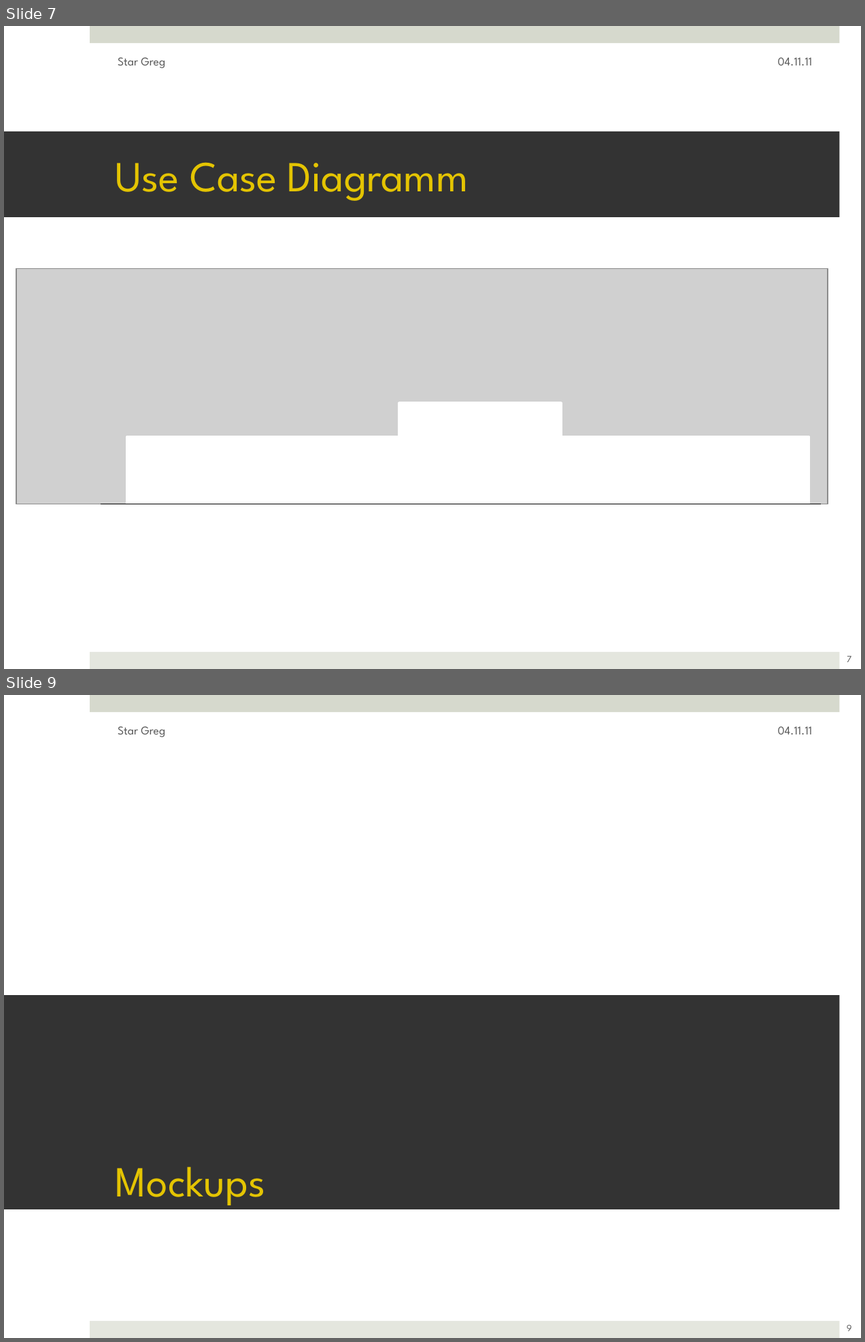
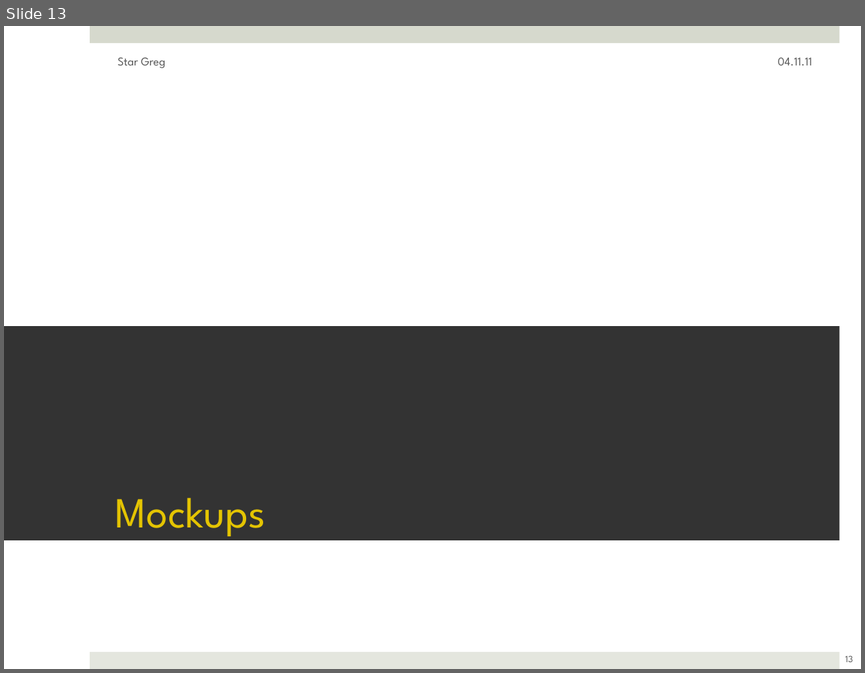
Before and after one commit to ftes/stargreg, a slide deck: 70 Praesentation/50 StarGreg Finish.pptx. Shown one above the other, each under a label of ours: slides 7 and 9 before the commit, slide 13 after it; the slides between them are not shown. The pictures are 865x1342 and 865x673 pixels, drawn with LibreOffice and Linux fonts; fonts in the diff are those of the drawing; grey boxes stand for pictures. Boxes give left, top, right and bottom in pixels: in the first picture for what was removed or moved away, otherwise in the second. Text is boxed around its words. In the diff, an @@ line names an element or a change of style, - is before the commit and + after.

```diff
--- a/70 Praesentation/50 StarGreg Finish.pptx
+++ b/70 Praesentation/50 StarGreg Finish.pptx
@@ slide 7 removed at (4,26,861,669), background #FFFFFF; not listed: 2 template elements that a slide beside it also shows @@
@@ text removed at (118,57,165,68) @@
-Star Greg
@@ text removed at (778,57,813,65) @@
-04.11.11
@@ title removed at (4,131,839,217) @@
-Use Case Diagramm
@@ picture removed at (16,269,827,504) @@
@@ rectangle removed at (399,402,561,470) @@
@@ rectangle removed at (126,437,808,504) @@
@@ line removed from (101, 504) to (821, 504) @@
@@ page number removed at (847,656,851,662) @@
-7
@@ what was slide 9 is now slide 13 @@
@@ page number at (845,655,853,662): text changed @@
-9
+13
```
Also in this commit, not shown: 9 slides changed, 5 slides added.
